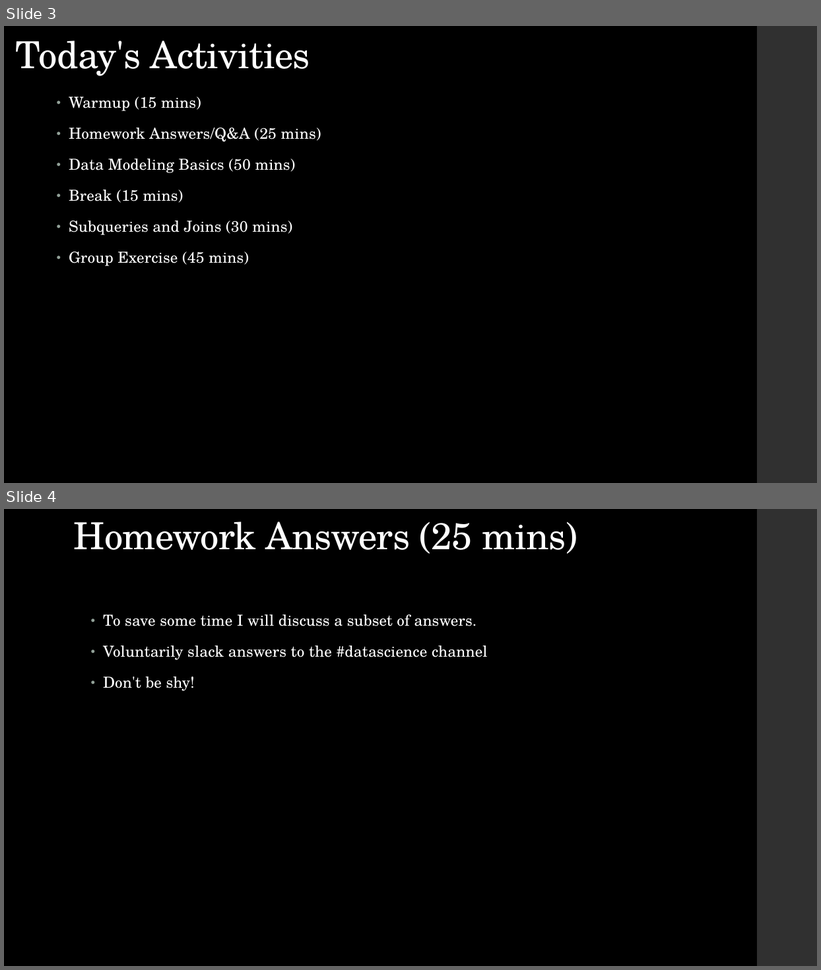
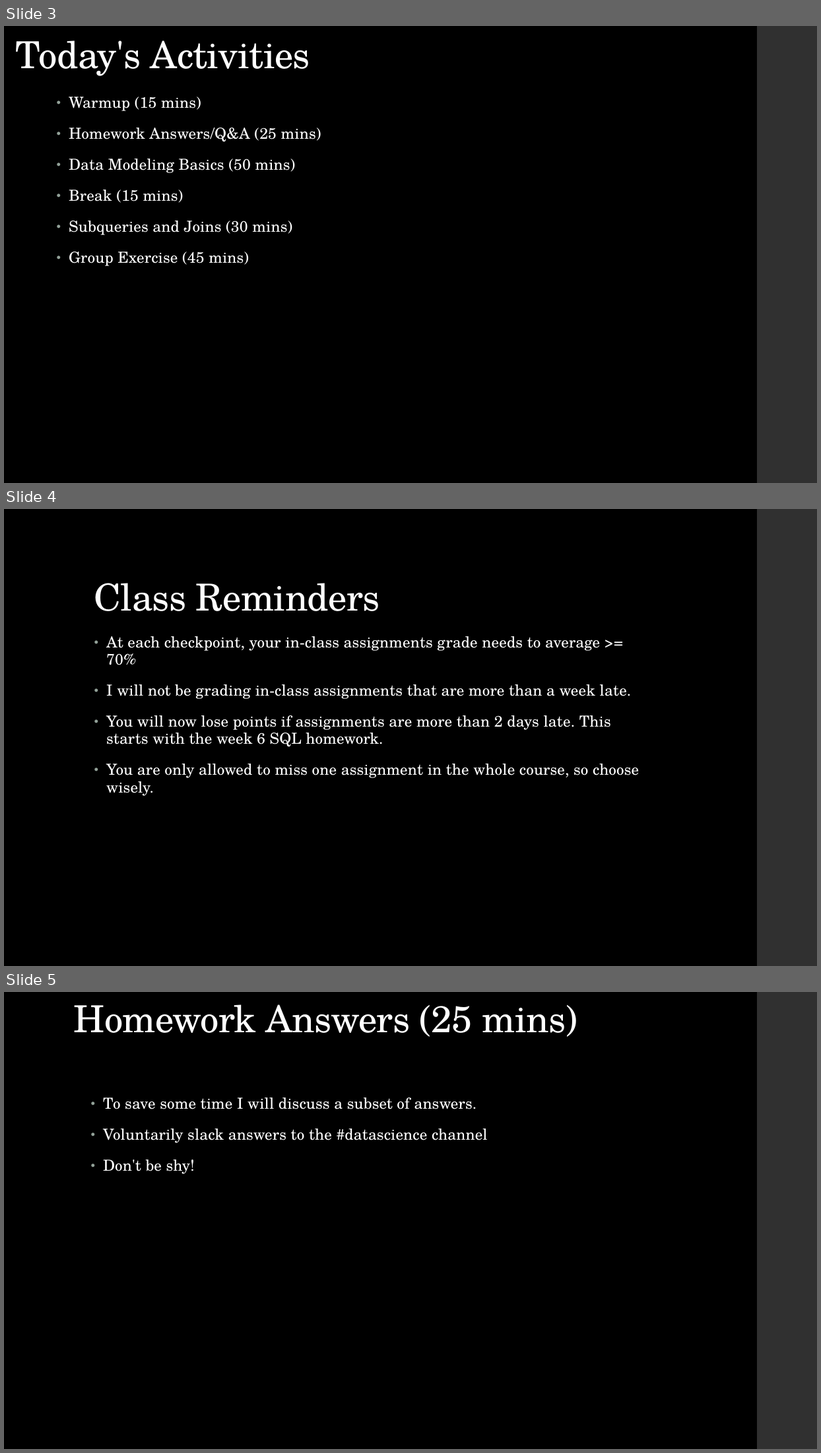
Before and after one commit to LaunchCoderGirlSTL/Data-Science-Assignments, a slide deck: course_material/week_07/week_07_presentation.pptx. Shown one above the other, each under a label of ours: slides 3 and 4 before the commit, slides 3, 4 and 5 after it. The pictures are 821x970 and 821x1453 pixels, drawn with LibreOffice and Linux fonts; fonts in the diff are those of the drawing. Boxes give left, top, right and bottom in pixels: in the first picture for what was removed or moved away, otherwise in the second. Text is boxed around its words. In the diff, an @@ line names an element or a change of style, - is before the commit and + after.

Commit message:
week 7

```diff
--- a/course_material/week_07/week_07_presentation.pptx
+++ b/course_material/week_07/week_07_presentation.pptx
@@ slide 4 added at box(4, 509, 817, 966), background #000000; not listed: 1 template element that a slide beside it also shows @@
@@ title added at box(94, 583, 380, 611), 44 pt, text #FFFFFF @@
+Class Reminders
@@ text added at box(106, 636, 639, 796), 18 pt, text #FFFFFF @@
+• At each checkpoint, your in-class assignments grade needs to average >= 70%
+• I will not be grading in-class assignments that are more than a week late.
+• You will now lose points if assignments are more than 2 days late. This starts with the week 6 SQL homework.
+• You are only allowed to miss one assignment in the whole course, so choose wisely.
@@ what was slide 4 is now slide 5 @@
```
Also in this commit, not shown: 1 other file.
